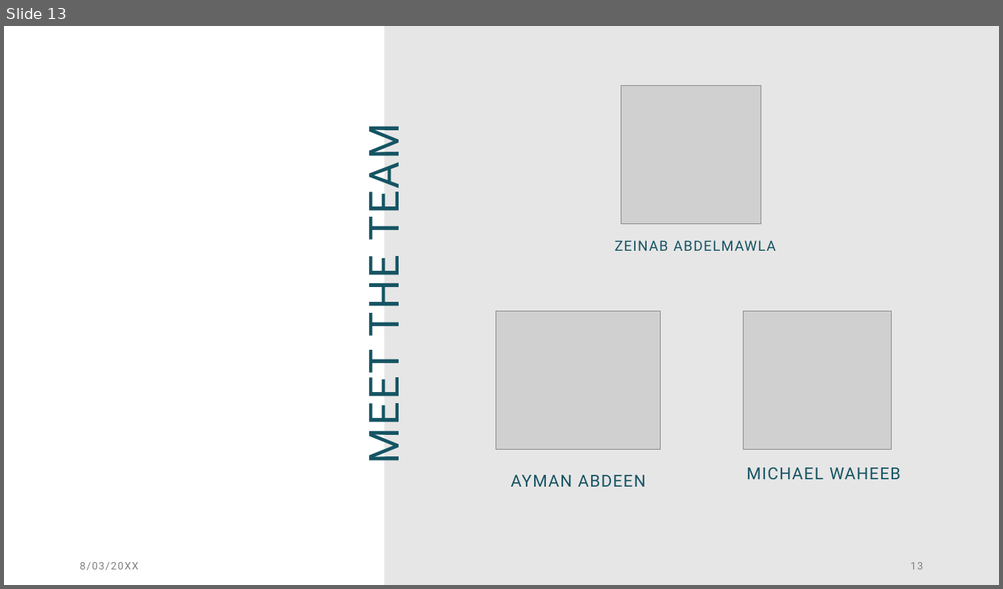
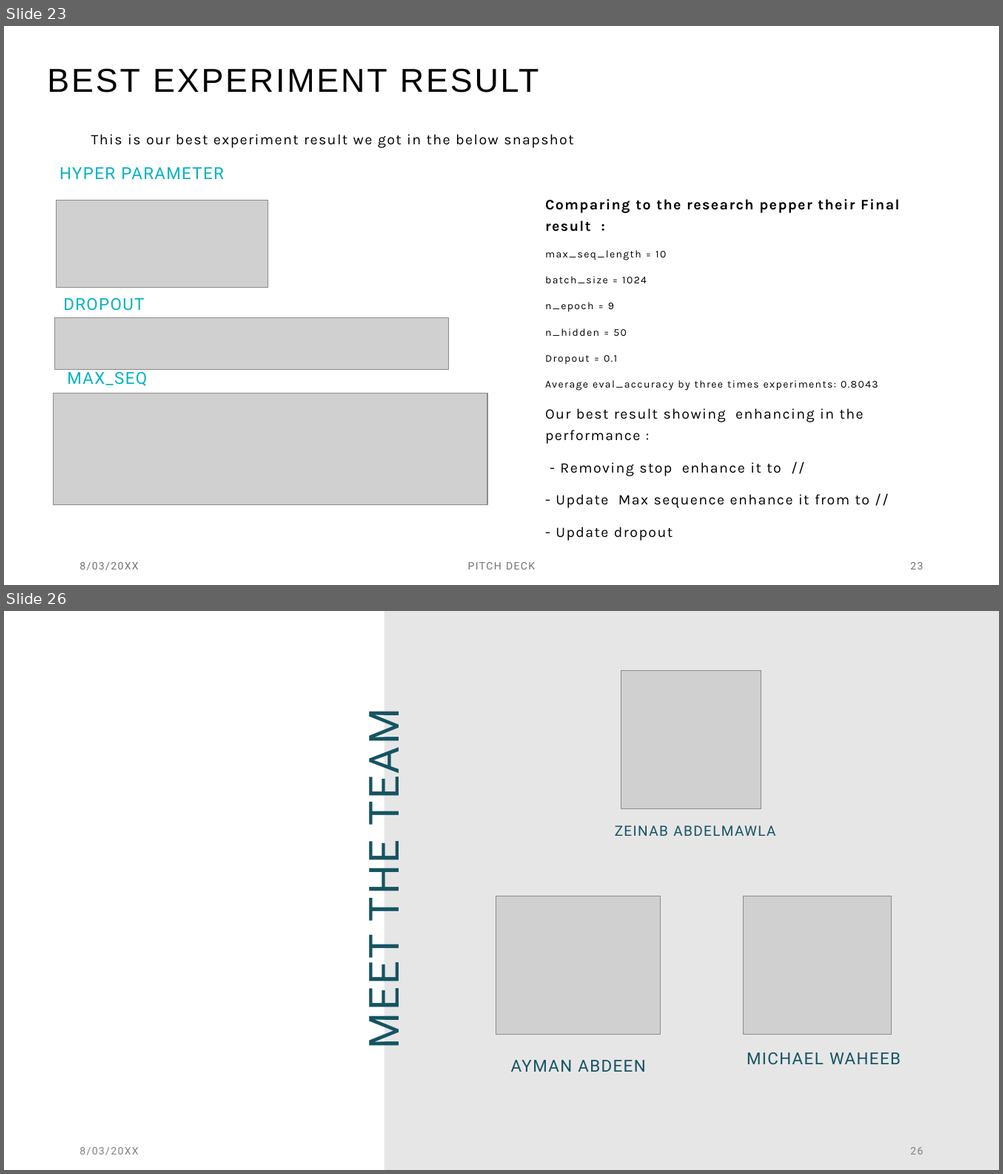
Before and after one commit to zeinabmohamed/MedicalChatbot, a slide deck: Docs/Chatbot with specific topic presentation.pptx. Shown one above the other, each under a label of ours: slide 13 before the commit, slides 23 and 26 after it; the slides between them are not shown. The pictures are 1003x589 and 1003x1174 pixels, drawn with LibreOffice and Linux fonts; fonts in the diff are those of the drawing; grey boxes stand for pictures. Boxes give left, top, right and bottom in pixels: in the first picture for what was removed or moved away, otherwise in the second. Text is boxed around its words. In the diff, an @@ line names an element or a change of style, - is before the commit and + after.

```diff
--- a/Docs/Chatbot with specific topic presentation.pptx
+++ b/Docs/Chatbot with specific topic presentation.pptx
@@ slide 23 added at <box>4,26,999,585</box>, background #FFFFFF @@
@@ text added at <box>47,68,539,93</box>, 32 pt, text #000000 @@
+BEST EXPERIMENT RESULT
@@ text added at <box>91,134,573,148</box>, 14 pt, text #000000 @@
+This is our best experiment result we got in the below snapshot
@@ text added at <box>60,167,224,179</box>, 16 pt, text #04B3C3 @@
+HYPER PARAMETER
@@ picture added at <box>57,201,268,288</box> @@
@@ text added at <box>545,199,899,541</box>, 14 pt, text #000000 @@
+Comparing to the research pepper their Final result :
+max_seq_length = 10
+batch_size = 1024
+n_epoch = 9
+n_hidden = 50
+Dropout = 0.1
+Average eval_accuracy by three times experiments: 0.8043
+Our best result showing enhancing in the performance :
+- Removing stop enhance it to //
+- Update Max sequence enhance it from to //
+- Update dropout
@@ text added at <box>63,298,144,311</box>, 16 pt, text #04B3C3 @@
+DROPOUT
@@ picture added at <box>55,318,449,370</box> @@
@@ text added at <box>67,369,147,386</box>, 16 pt, text #04B3C3 @@
+MAX_SEQ
@@ picture added at <box>54,394,487,506</box> @@
@@ text added at <box>79,562,138,571</box>, 10 pt, text #767171 @@
+8/03/20XX
@@ text added at <box>468,562,535,570</box>, 10 pt, text #767171 @@
+PITCH DECK
@@ page number added at <box>910,562,922,570</box>, 10 pt, text #767171 @@
+23
@@ what was slide 13 is now slide 26 @@
@@ page number at <box>910,1147,922,1155</box>: text changed @@
-13
+26
```
Also in this commit, not shown: 4 slides changed, 15 other slides added, 3 slides removed.
